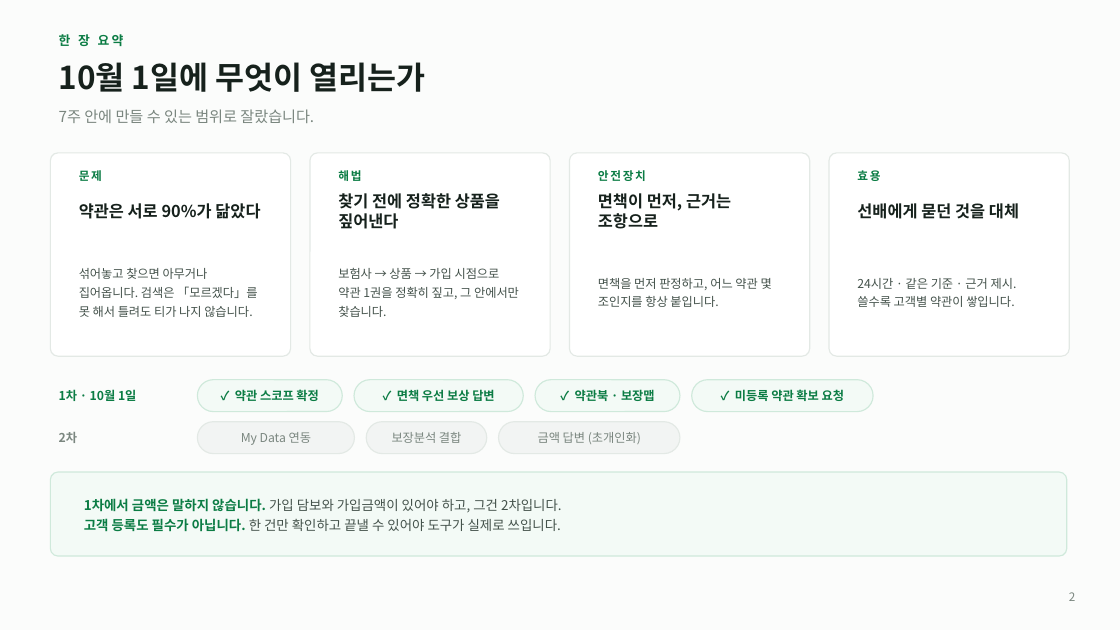
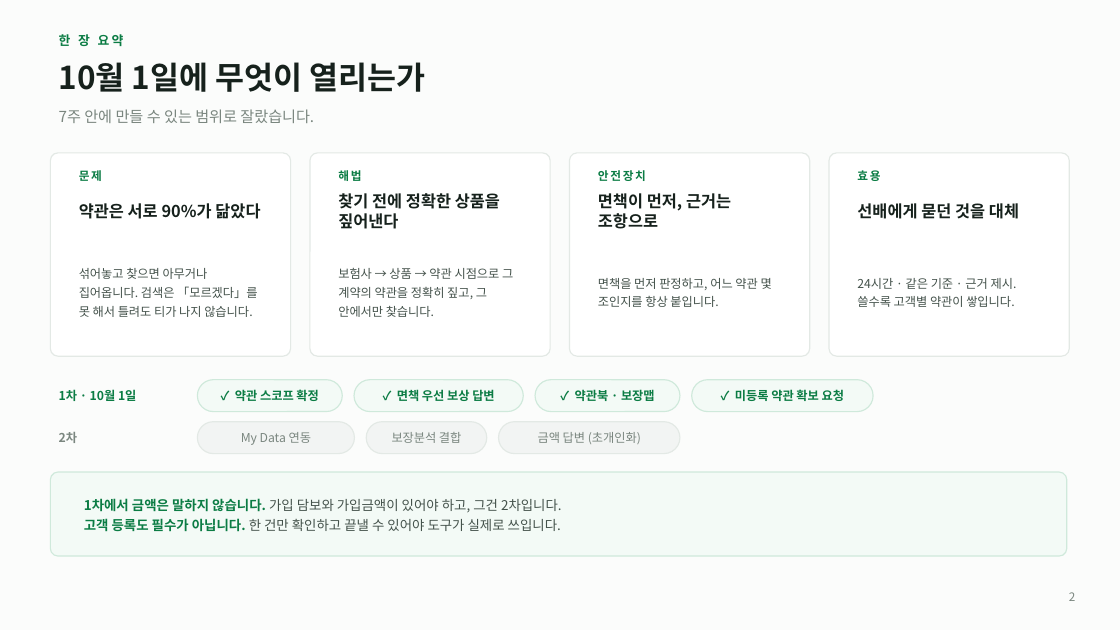
Before and after one commit to acathy870928-hash/chacha6377, a slide deck: slide 2 of docs/Insurance_AI_상담설계.pptx. Drawn at 1120x630 pixels with LibreOffice and Linux fonts; fonts in the diff are those of the drawing. Boxes give left, top, right and bottom in pixels: in the first picture for what was removed or moved away, otherwise in the second. Text is boxed around its words. In the diff, an @@ line names an element or a change of style, - is before the commit and + after.

```diff
--- a/docs/Insurance_AI_상담설계.pptx
+++ b/docs/Insurance_AI_상담설계.pptx
@@ text at [338,268,513,317]: text changed @@
-보험사 → 상품 → 가입 시점으로 약관 1권을 정확히 짚고, 그 안에서만 찾습니다.
+보험사 → 상품 → 약관 시점으로 그 계약의 약관을 정확히 짚고, 그 안에서만 찾습니다.
```
Also in this commit, not shown: 6 other slides changed, 4 other files.
